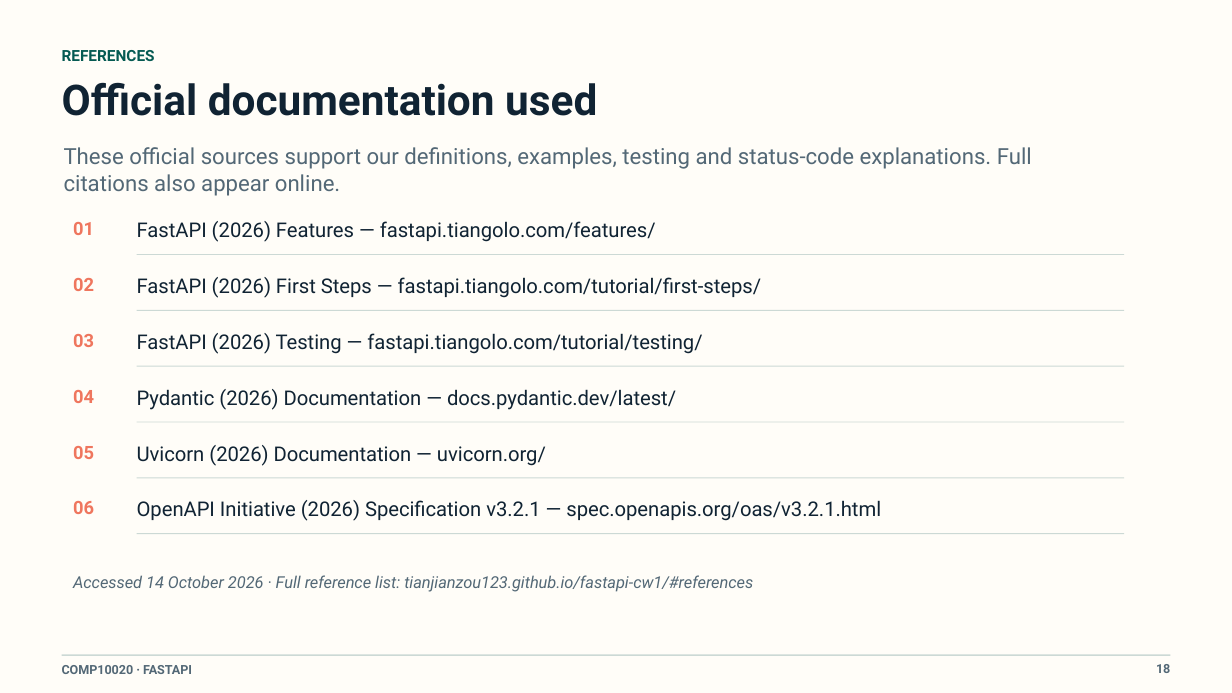
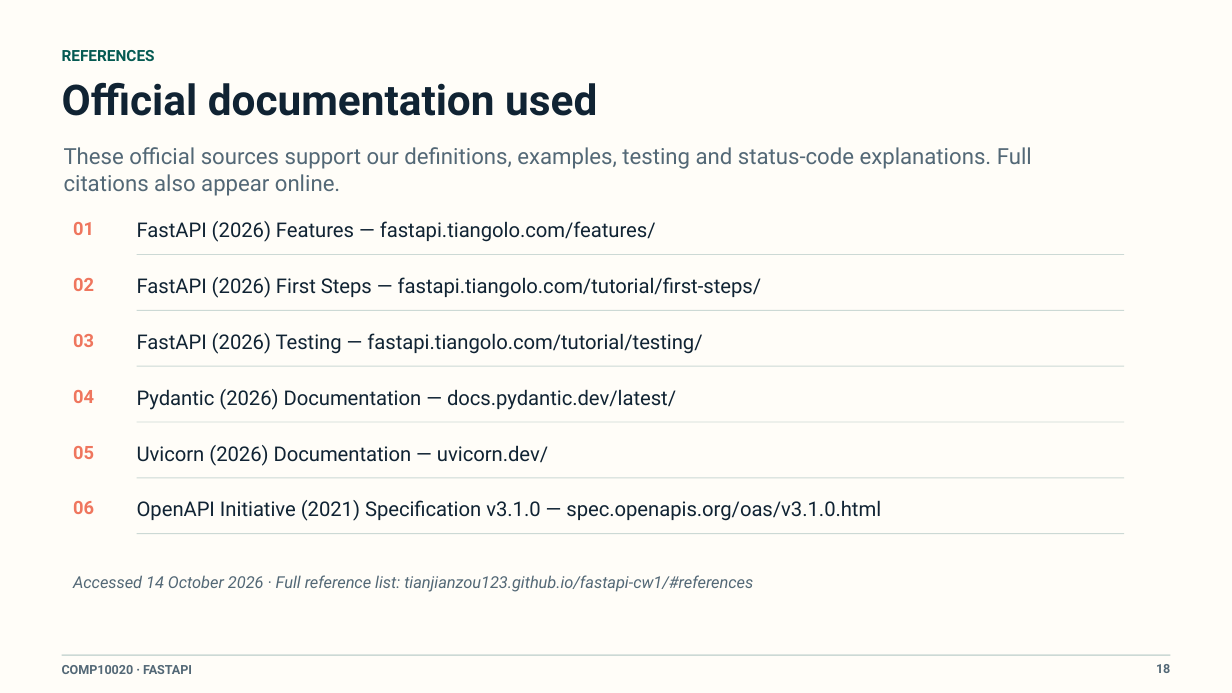
Before and after one commit to tianjianzou123/fastapi-cw1, a slide deck: slide 18 of presentation/FastAPI_Task_Manager_Presentation_Final.pptx. Drawn at 1232x693 pixels with LibreOffice and Linux fonts; fonts in the diff are those of the drawing. Boxes give left, top, right and bottom in pixels: in the first picture for what was removed or moved away, otherwise in the second. Text is boxed around its words. In the diff, an @@ line names an element or a change of style, - is before the commit and + after.

Commit message:
Correct Uvicorn and OpenAPI references

```diff
--- a/presentation/FastAPI_Task_Manager_Presentation_Final.pptx
+++ b/presentation/FastAPI_Task_Manager_Presentation_Final.pptx
@@ text at (x1=137, y1=445, x2=548, y2=466): text changed @@
-Uvicorn (2026) Documentation — uvicorn.org/
+Uvicorn (2026) Documentation — uvicorn.dev/
@@ text at (x1=137, y1=500, x2=881, y2=521): text changed @@
-OpenAPI Initiative (2026) Specification v3.2.1 — spec.openapis.org/oas/v3.2.1.html
+OpenAPI Initiative (2021) Specification v3.1.0 — spec.openapis.org/oas/v3.1.0.html
```
Also in this commit, not shown: 1 other file.
